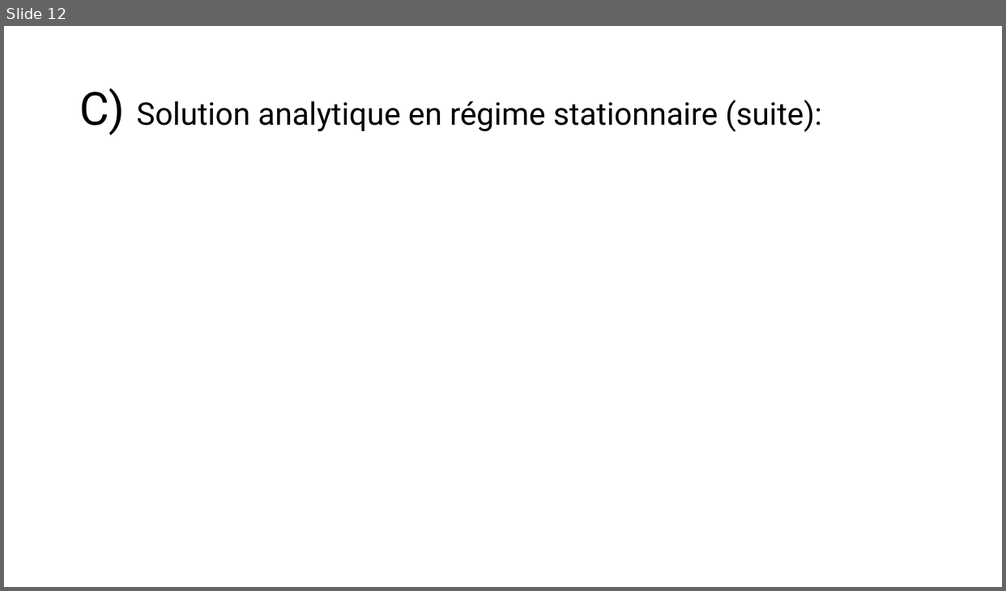
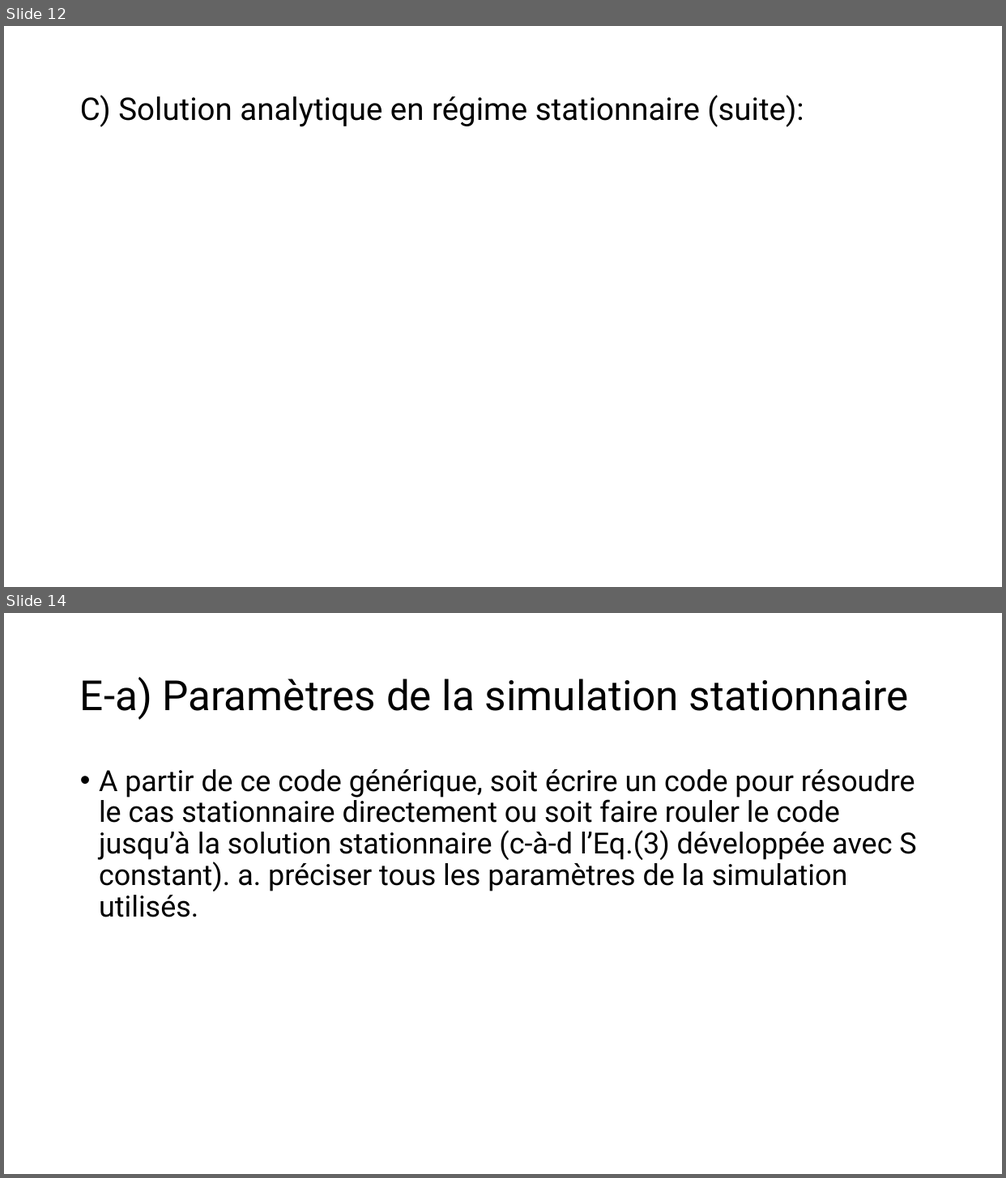
Before and after one commit to mehdibendaya/MEC8211-DEV1, a slide deck: Devoir_1.pptx. Shown one above the other, each under a label of ours: slide 12 before the commit, slides 12 and 14 after it; the slides between them are not shown. The pictures are 1006x591 and 1006x1178 pixels, drawn with LibreOffice and Linux fonts; fonts in the diff are those of the drawing; grey boxes stand for pictures. Boxes give left, top, right and bottom in pixels: in the first picture for what was removed or moved away, otherwise in the second. Text is boxed around its words. In the diff, an @@ line names an element or a change of style, - is before the commit and + after.

```diff
--- a/Devoir_1.pptx
+++ b/Devoir_1.pptx
@@ slide 14 added at bbox=[4, 613, 1002, 1174], background #FFFFFF @@
@@ title added at bbox=[80, 677, 909, 720], 40 pt, text #000000 @@
+E-a) Paramètres de la simulation stationnaire
@@ text added at bbox=[99, 769, 916, 918], 28 pt, text #000000 @@
+• A partir de ce code générique, soit écrire un code pour résoudre le cas stationnaire directement ou soit faire rouler le code jusqu’à la solution stationnaire (c-à-d l’Eq.(3) développée avec S constant). a. préciser tous les paramètres de la simulation utilisés.
@@ slide 12 changed as well @@
@@ title "C) Solution analytique en régime ..." at bbox=[80, 95, 803, 127]: size 44 to 30 pt in "C)" @@
```
Also in this commit, not shown: 11 other slides changed, 5 other slides added.
